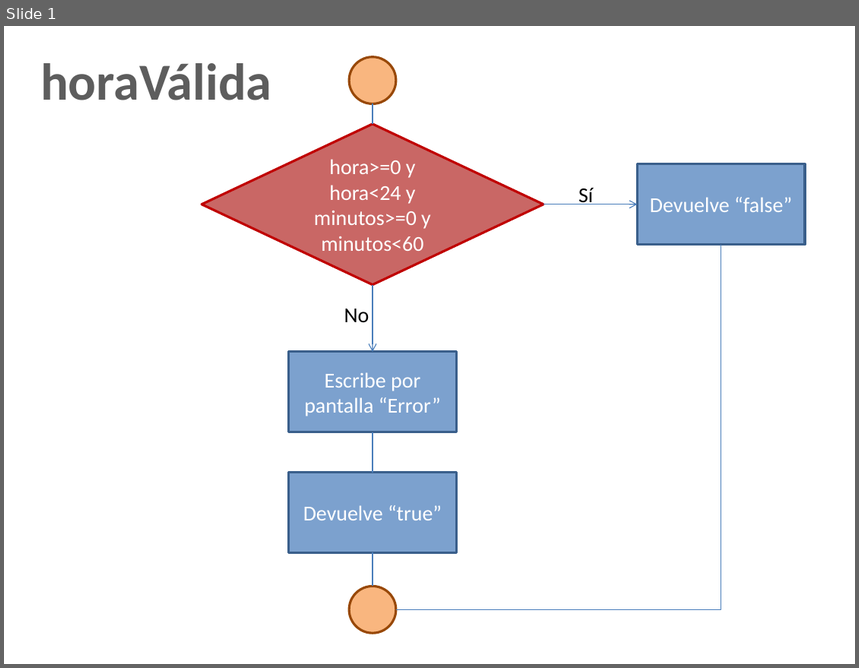
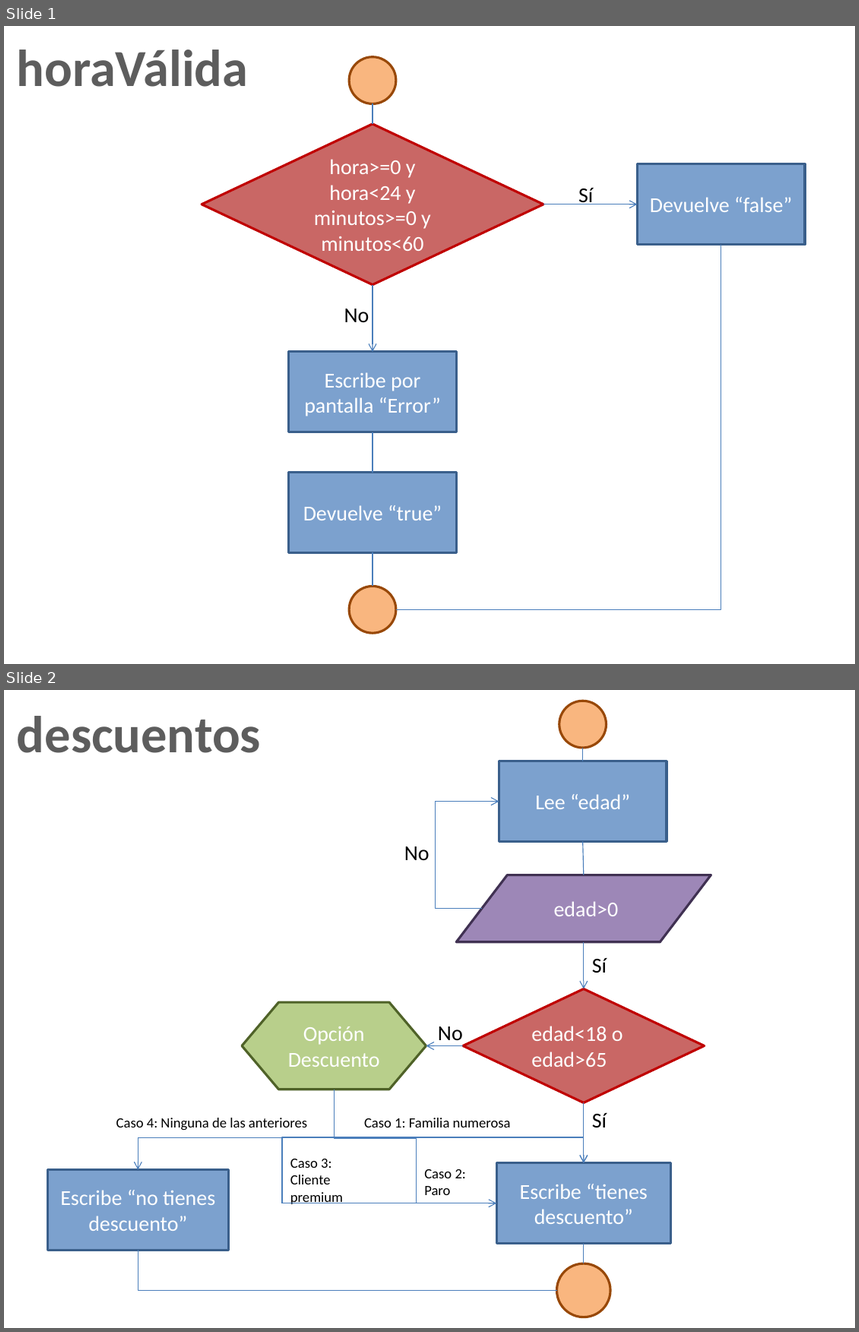
Before and after one commit to dj35/Proyecto-, a slide deck: Flujograma.pptx. Shown one above the other, each under a label of ours: slide 1 before the commit, slides 1 and 2 after it. The pictures are 859x668 and 859x1332 pixels, drawn with LibreOffice and Linux fonts; fonts in the diff are those of the drawing. Boxes give left, top, right and bottom in pixels: in the first picture for what was removed or moved away, otherwise in the second. Text is boxed around its words. In the diff, an @@ line names an element or a change of style, - is before the commit and + after.

```diff
--- a/Flujograma.pptx
+++ b/Flujograma.pptx
@@ slide 2 added at (4,690,855,1328), background #FFFFFF @@
@@ ellipse added at (560,701,607,748), fill #F9B67F, outline #984807 2 pt @@
@@ text added at (17,716,261,753), 44 pt, text gradient #555555 to #5D5D5D to #000000, bold @@
+descuentos
@@ line added from (583, 761) to (583, 748), #4B7EBC 0.75 pt @@
@@ rectangle added at (500,761,667,841), fill #7CA1CE, outline #3A5F8C 2 pt, 18 pt, text #FFFFFF @@
+Lee “edad”
@@ elbow arrow added from (481, 909) to (500, 802), #4B7EBC 0.75 pt @@
@@ text added at (405,847,430,860), 18 pt, text #000000 @@
+No
@@ line added from (583, 841) to (584, 875), #4B7EBC 0.75 pt @@
@@ flow chart input output added at (456,875,711,943), fill #9D87B7, outline #403152 2 pt, 18 pt, text #FFFFFF @@
+edad>0
@@ arrow added from (584, 942) to (584, 989), #4B7EBC 0.75 pt @@
@@ text added at (592,958,607,973), 18 pt, text #000000 @@
+Sí
@@ flow chart preparation added at (243,1002,427,1089), fill #B8CF8B, outline #4F6228 2 pt, 18 pt, text #FFFFFF @@
+Opción
+Descuento
@@ diamond added at (463,989,704,1103), fill #C96765, outline #C00000 2 pt, 18 pt, text #FFFFFF @@
+edad<18 o edad>65
@@ text added at (438,1027,463,1041), 18 pt, text #000000 @@
+No
@@ arrow added from (463, 1046) to (427, 1046), #4B7EBC 0.75 pt @@
@@ elbow arrow added from (335, 1089) to (138, 1170), #4B7EBC 0.75 pt @@
@@ elbow line added from (335, 1089) to (282, 1203), #4B7EBC 0.75 pt @@
@@ elbow arrow added from (335, 1089) to (584, 1163), #4B7EBC 0.75 pt @@
@@ elbow line added from (335, 1089) to (416, 1203), #4B7EBC 0.75 pt @@
@@ text added at (116,1118,307,1131), 12 pt, text #000000 @@
+Caso 4: Ninguna de las anteriores
@@ text added at (364,1118,511,1128), 12 pt, text #000000 @@
+Caso 1: Familia numerosa
@@ arrow added from (584, 1103) to (584, 1163), #4B7EBC 0.75 pt @@
@@ text added at (592,1113,607,1128), 18 pt, text #000000 @@
+Sí
@@ text added at (291,1159,343,1205), 12 pt, text #000000 @@
+Caso 3: Cliente premium
@@ rectangle added at (496,1163,671,1243), fill #7CA1CE, outline #3A5F8C 2 pt, 18 pt, text #FFFFFF @@
+Escribe “tienes descuento”
@@ rectangle added at (47,1170,229,1250), fill #7CA1CE, outline #3A5F8C 2 pt, 18 pt, text #FFFFFF @@
+Escribe “no tienes descuento”
@@ text added at (424,1170,466,1195), 12 pt, text #000000 @@
+Caso 2:
+Paro
@@ arrow added from (282, 1203) to (496, 1203), #4B7EBC 0.75 pt @@
@@ elbow line added from (138, 1250) to (557, 1291), #4B7EBC 0.75 pt @@
@@ line added from (584, 1244) to (584, 1264), #4B7EBC 0.75 pt @@
@@ ellipse added at (557,1264,611,1317), fill #F9B67F, outline #984807 2 pt @@
@@ slide 1 changed as well @@
@@ text "horaVálida": place and size @@
-text "horaVálida" at (40,63,272,100)
+text "horaVálida" at (17,50,248,87)
```
Also in this commit, not shown: 1 other slide added.
